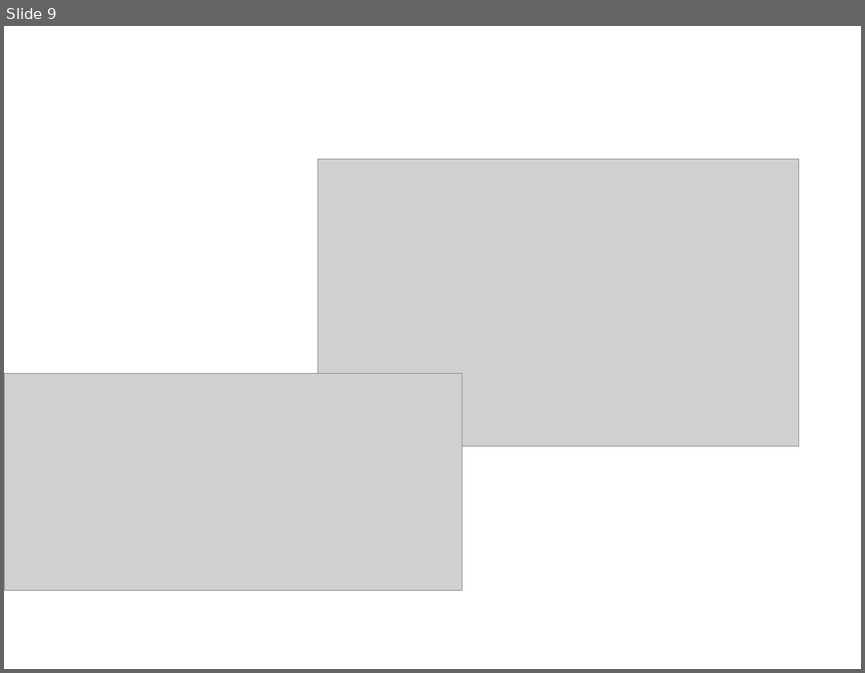
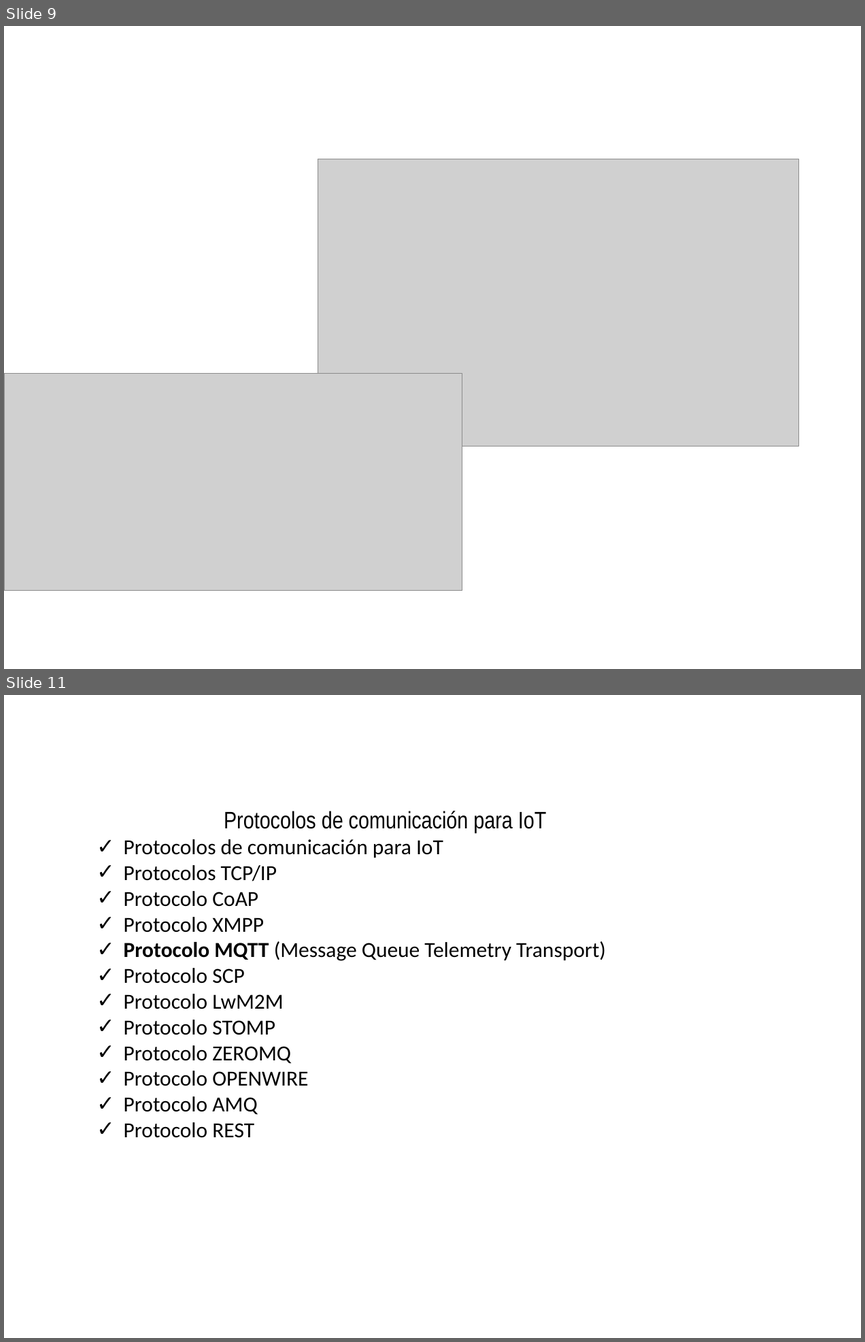
Before and after one commit to WilsonOviedo/PlataformasIoT, a slide deck: Plataformas de desarrollo IoT.pptx. Shown one above the other, each under a label of ours: slide 9 before the commit, slides 9 and 11 after it; the slides between them are not shown. The pictures are 865x673 and 865x1342 pixels, drawn with LibreOffice and Linux fonts; fonts in the diff are those of the drawing; grey boxes stand for pictures. Boxes give left, top, right and bottom in pixels: in the first picture for what was removed or moved away, otherwise in the second. Text is boxed around its words. In the diff, an @@ line names an element or a change of style, - is before the commit and + after.

```diff
--- a/Plataformas de desarrollo IoT.pptx
+++ b/Plataformas de desarrollo IoT.pptx
@@ slide 11 added at [4,695,861,1338], background #FFFFFF @@
@@ text added at [124,811,606,1138], 18 pt, text #000000 @@
+Protocolos de comunicación para IoT
+✓ Protocolos de comunicación para IoT
+✓ Protocolos TCP/IP
+✓ Protocolo CoAP
+✓ Protocolo XMPP
+✓ Protocolo MQTT (Message Queue Telemetry Transport)
+✓ Protocolo SCP
+✓ Protocolo LwM2M
+✓ Protocolo STOMP
+✓ Protocolo ZEROMQ
+✓ Protocolo OPENWIRE
+✓ Protocolo AMQ
+✓ Protocolo REST
```
Also in this commit, not shown: 1 slide changed, 1 other slide added, 1 slide removed.
